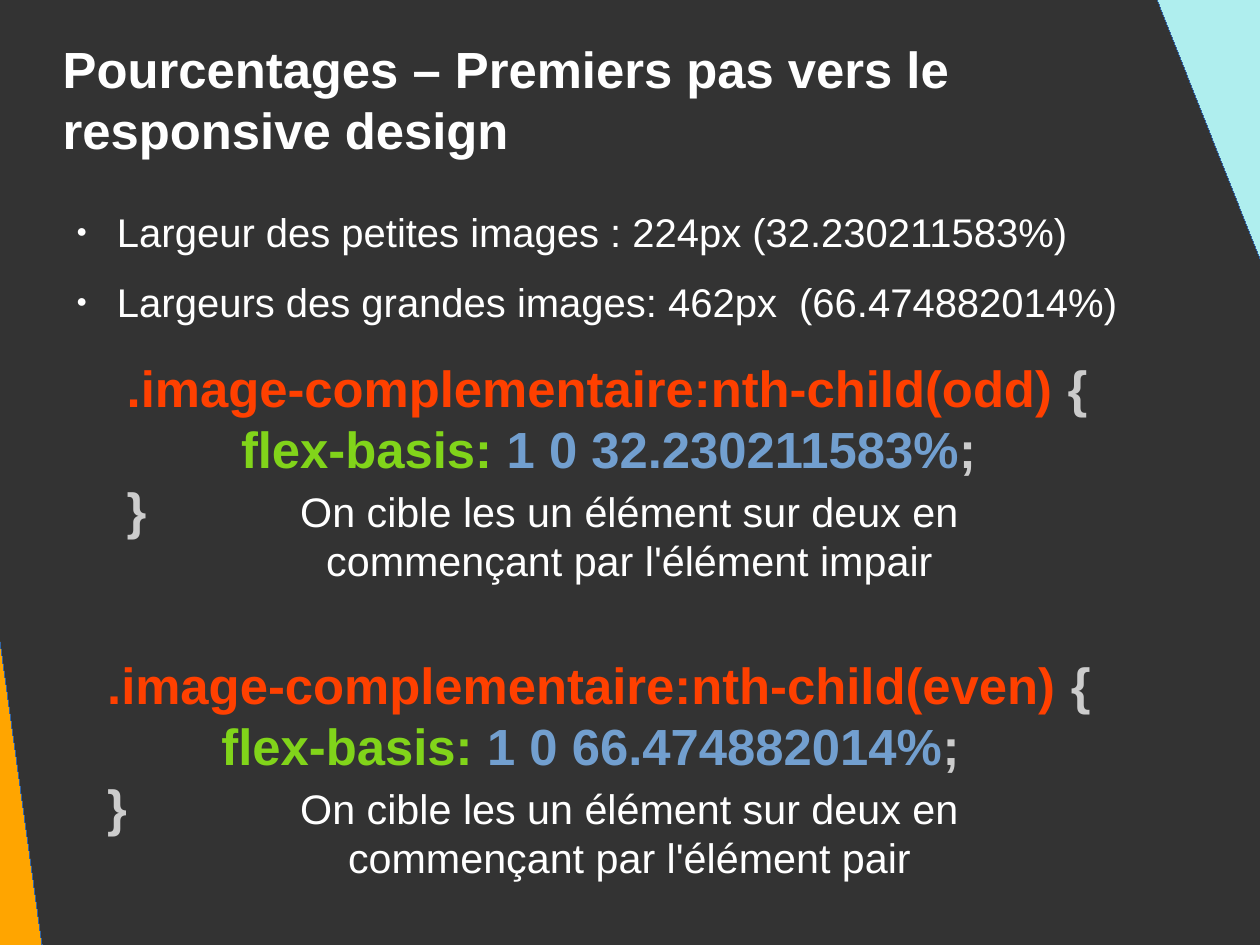
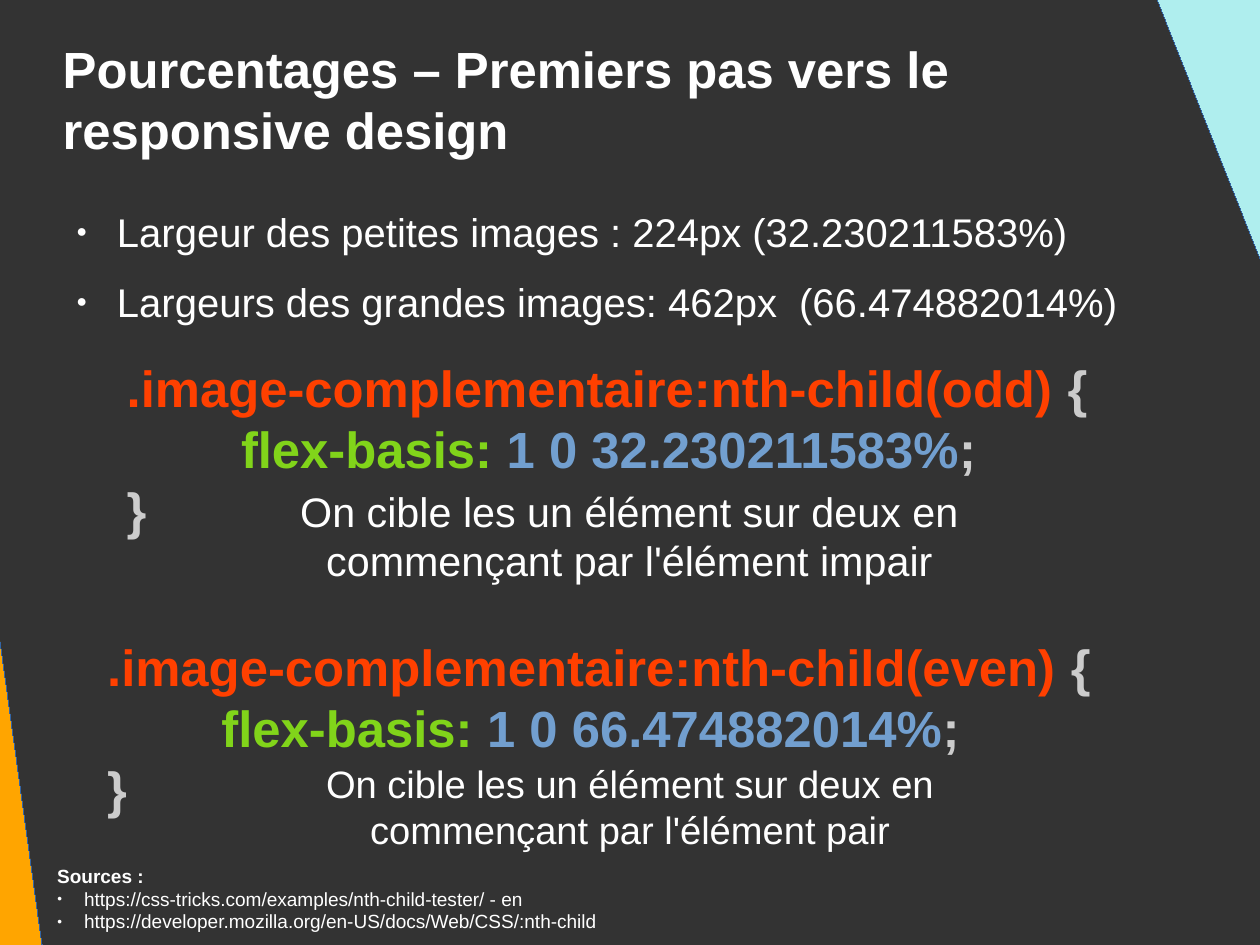
Before and after one commit to DanYellow/presentations, a slide deck: slide 111 of mmi/html/travaux-pratiques/numero-2/presentation.odp. Drawn at 1260x945 pixels with LibreOffice and Linux fonts; fonts in the diff are those of the drawing. Boxes give left, top, right and bottom in pixels: in the first picture for what was removed or moved away, otherwise in the second. Text is boxed around its words. In the diff, an @@ line names an element or a change of style, - is before the commit and + after.

```diff
--- a/mmi/html/travaux-pratiques/numero-2/presentation.odp
+++ b/mmi/html/travaux-pratiques/numero-2/presentation.odp
@@ text ".image-complementaire:nth-child(even) {": place and size @@
-text ".image-complementaire:nth-child(even) {" at box(107, 667, 1055, 773)
+text ".image-complementaire:nth-child(even) {" at box(107, 649, 1055, 755)
@@ title "On cible les un élément ...": place and size @@
-title "On cible les un élément ..." at box(300, 793, 958, 881)
+title "On cible les un élément ..." at box(326, 770, 933, 852)
@@ title "On cible les un élément ..." at box(326, 770, 933, 852): size 26 to 24 pt @@
@@ text added at box(57, 869, 596, 932), 12 pt, text #FFFFFF @@
+Sources :
+● https://css-tricks.com/examples/nth-child-tester/ - en
+● https://developer.mozilla.org/en-US/docs/Web/CSS/:nth-child
```
Also in this commit, not shown: 1 other slide changed, 2 other files.
